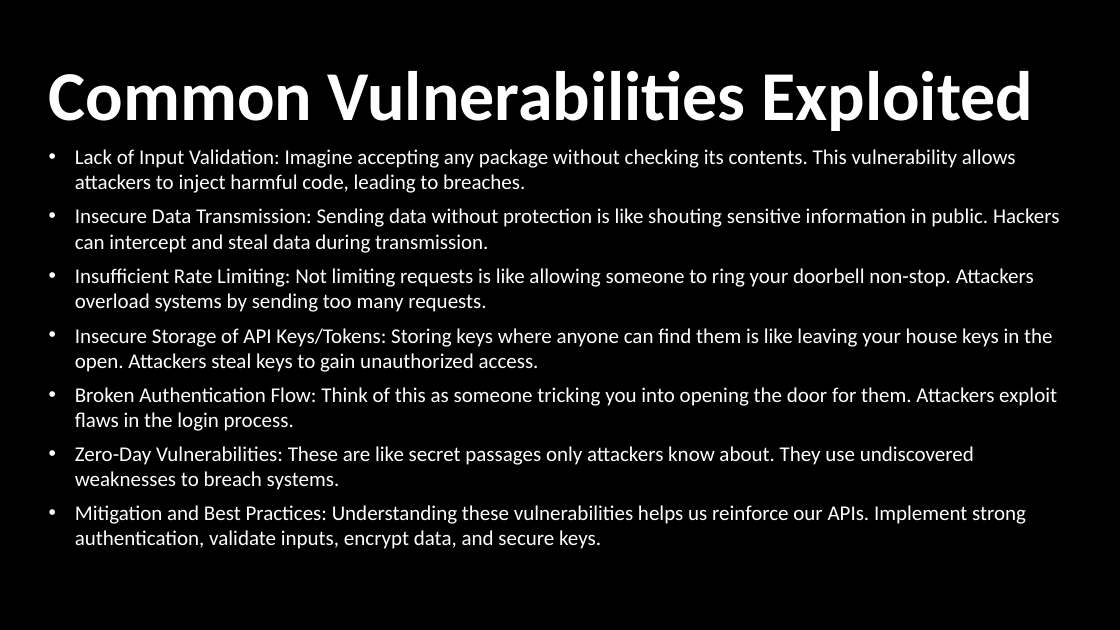
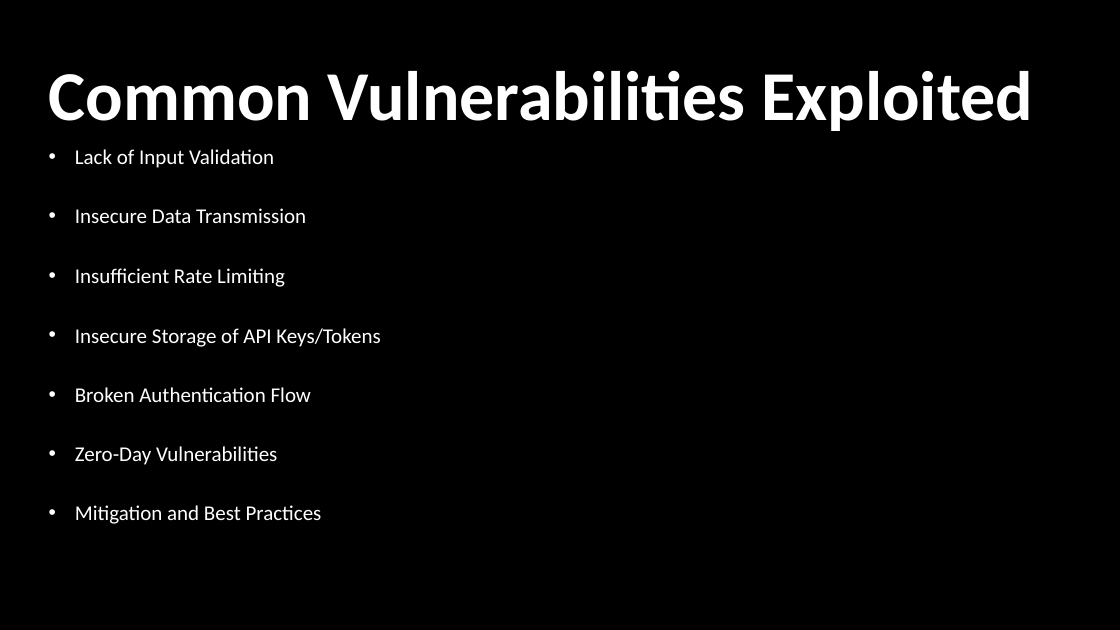
Before and after one commit to yashpatel521/API-Abuse, a slide deck: slide 7 of Database_&_docs/API Abuse.pptx. Drawn at 1120x630 pixels with LibreOffice and Linux fonts; fonts in the diff are those of the drawing; background and template pictures are left out. Boxes give left, top, right and bottom in pixels: in the first picture for what was removed or moved away, otherwise in the second. Text is boxed around its words. In the diff, an @@ line names an element or a change of style, - is before the commit and + after.

Commit message:
ppt update

```diff
--- a/Database_&_docs/API Abuse.pptx
+++ b/Database_&_docs/API Abuse.pptx
@@ text at [75,149,274,168]: text changed @@
-• Lack of Input Validation: Imagine accepting any package without checking its contents. This vulnerability allows attackers to inject harmful code, leading to breaches.
+• Lack of Input Validation
@@ text at [75,208,306,223]: text changed @@
-• Insecure Data Transmission: Sending data without protection is like shouting sensitive information in public. Hackers can intercept and steal data during transmission.
+• Insecure Data Transmission
@@ text at [75,268,285,287]: text changed @@
-• Insufficient Rate Limiting: Not limiting requests is like allowing someone to ring your doorbell non-stop. Attackers overload systems by sending too many requests.
+• Insufficient Rate Limiting
@@ text at [75,328,380,347]: text changed @@
-• Insecure Storage of API Keys/Tokens: Storing keys where anyone can find them is like leaving your house keys in the open. Attackers steal keys to gain unauthorized access.
+• Insecure Storage of API Keys/Tokens
@@ text at [75,387,311,402]: text changed @@
-• Broken Authentication Flow: Think of this as someone tricking you into opening the door for them. Attackers exploit flaws in the login process.
+• Broken Authentication Flow
@@ text at [75,446,277,465]: text changed @@
-• Zero-Day Vulnerabilities: These are like secret passages only attackers know about. They use undiscovered weaknesses to breach systems.
+• Zero-Day Vulnerabilities
@@ text at [75,505,322,524]: text changed @@
-• Mitigation and Best Practices: Understanding these vulnerabilities helps us reinforce our APIs. Implement strong authentication, validate inputs, encrypt data, and secure keys.
+• Mitigation and Best Practices
```
Also in this commit, not shown: 2 other slides changed.
